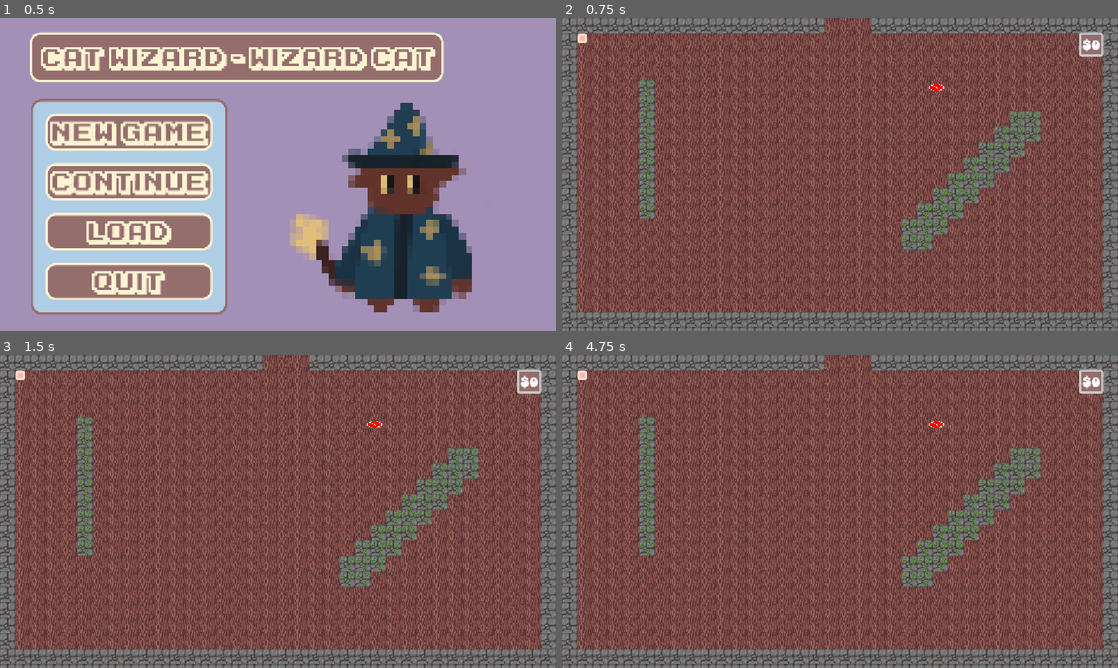
Above: before the commit, frames 1-4 (two rows, left to right).
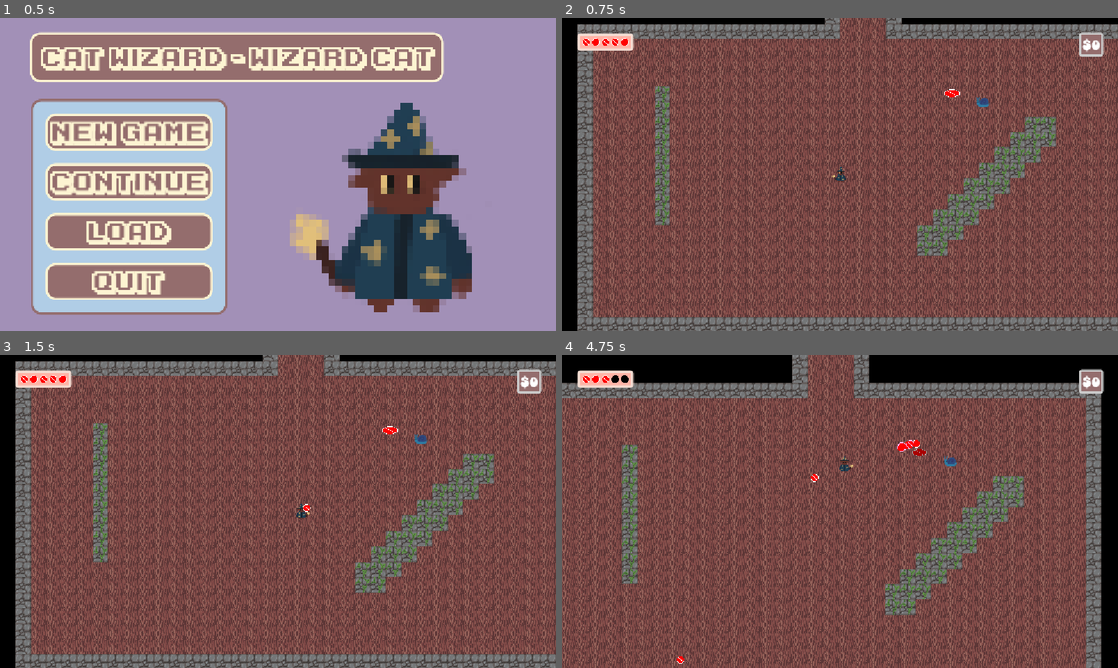
Above: after the commit, the same moments.

Repository: teganmy/wizard-cat-cat-wizard
Game: Godot game, scene res://main.tscn
The game is run twice, just before and just after one commit, with the same random seed, the same clock (stepped at 60 frames per second) and the same inputs.
Inputs (mouse positions are in pixels of both pictures, inside the frame that each line leads up to):
- Up to frame 1 (0.5 s): no input
- Up to frame 2 (0.75 s): click "New Game" at 0.5 s
- Up to frame 3 (1.5 s): tap Enter (interact) at 1.25 s; move the mouse to (400, 495) at 1.27 s; hold Right (player_right) from 1.28 s (still down); tap Space (fire) at 1.35 s
- Up to frame 4 (4.75 s): move the mouse to (728, 527) at 2.02 s; release Right (player_right) at 2.03 s; hold Down (player_down) 2.03-2.78 s; tap one key every 0.75 s from 2.1 s: Enter (interact) Shift (player_dodge) Space (fire) Enter (interact); move the mouse to (895, 442) at 2.77 s; hold Right (player_right) 2.78-3.53 s; move the mouse to (812, 574) at 3.52 s; hold W (player_up) 3.53-4.28 s; move the mouse to (1006, 558) at 4.27 s; hold Left (player_left) from 4.28 s (still down)

Frame 1 is identical in both runs. In frame 2, 61% of the frame differs, in the area x 0-100%, y 0-100%; in frame 3, 61%; in frame 4, 62%.
Error before the commit: Invalid access to property or key 'died' on a base object of type 'CharacterBody2D (player.gd)'. (res://levels/level.gd:14)

Commit message:
Small changes to fix merge

Diff:
--- a/wizard-cat-game/levels/level.gd
+++ b/wizard-cat-game/levels/level.gd
@@ -11,7 +11,6 @@
 func _ready() -> void:
 	var new_player = player_scene.instantiate()
 	new_player.position = spawn_point.position
-	new_player.died.connect(respawn_player)
 	new_player.add_to_group("player")
 	add_child(new_player)
 	new_player.health.died.connect(respawn_player)
@@ -20,10 +19,10 @@
 
 func respawn_player() -> void:
 	player.position = spawn_point.position
+	player.health.heal_to_full()
 
 func spawn_enemy() -> void:
 	var spawn: Node2D = enemy_spawns.get_children().pick_random()
-
 	var new_enemy: Enemy = enemy_scene.instantiate()
 	new_enemy.died.connect(_on_enemy_died)
 	add_child(new_enemy)
--- a/wizard-cat-game/levels/level_1.tscn
+++ b/wizard-cat-game/levels/level_1.tscn
@@ -41,10 +41,8 @@
 [node name="HUDLayer" type="CanvasLayer" parent="." unique_id=865870252]
 
 [node name="HUD" parent="HUDLayer" unique_id=675684008 instance=ExtResource("4_kx6l7")]
+anchors_preset = 15
 metadata/_edit_lock_ = true
-
-[node name="SpawnPoint" type="Marker2D" parent="." unique_id=1639797245]
-position = Vector2(544, 312)
 
 [node name="EnemySpawns" type="Node2D" parent="." unique_id=466600468]
 
